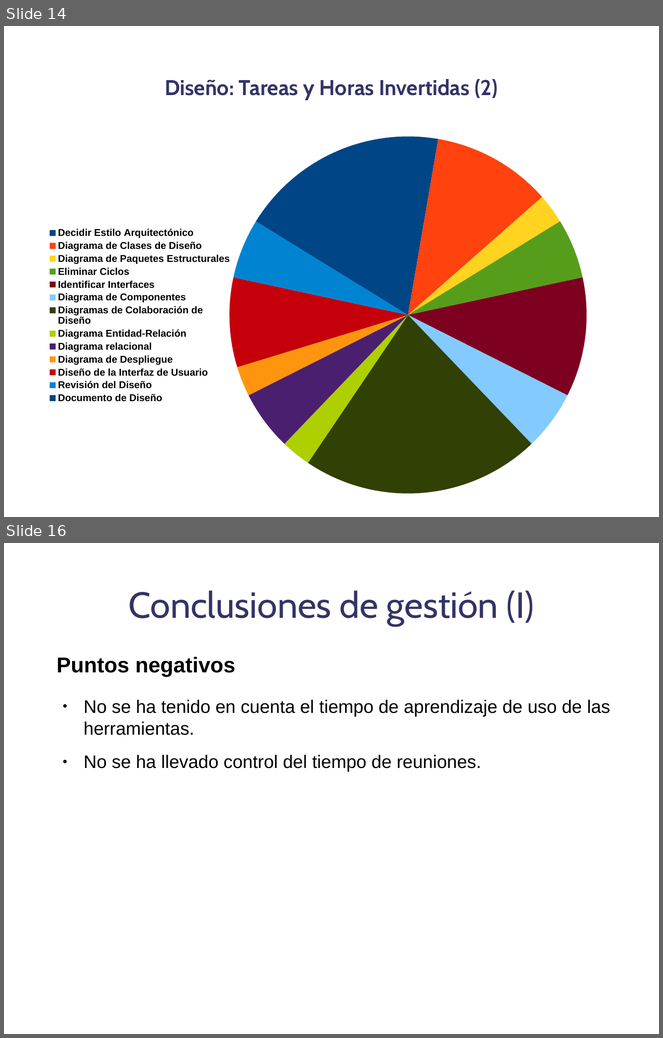
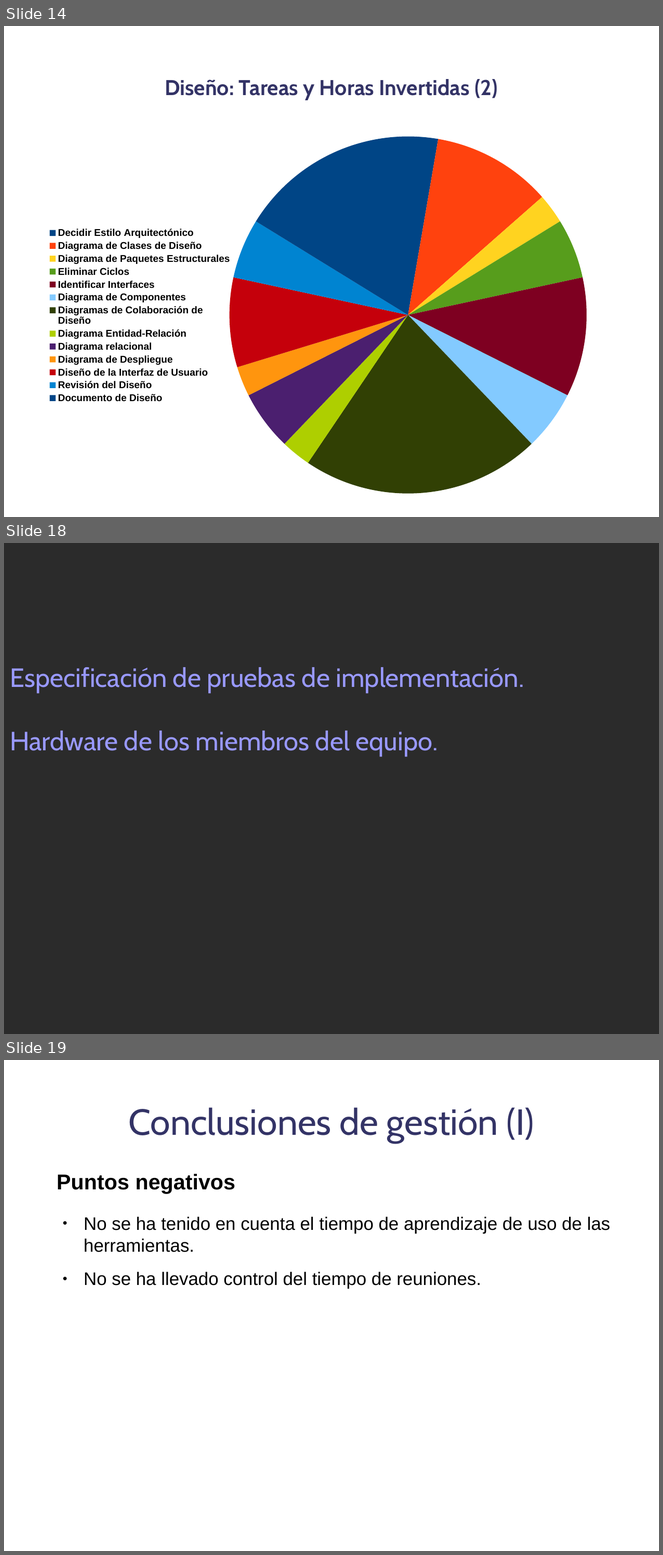
Before and after one commit to danoco78/touchteam, a slide deck: 1_iteracion/Planificación/Presentacion.odp. Shown one above the other, each under a label of ours: slides 14 and 16 before the commit, slides 14, 18 and 19 after it; the slides between them are not shown. The pictures are 663x1038 and 663x1555 pixels, drawn with LibreOffice and Linux fonts; fonts in the diff are those of the drawing; background and template pictures are left out; a plain dark background stands for a picture behind light text. Boxes give left, top, right and bottom in pixels: in the first picture for what was removed or moved away, otherwise in the second. Text is boxed around its words. In the diff, an @@ line names an element or a change of style, - is before the commit and + after.

```diff
--- a/1_iteracion/Planificación/Presentacion.odp
+++ b/1_iteracion/Planificación/Presentacion.odp
@@ slide 18 added at [4, 543, 659, 1034], background picture (left out) @@
@@ text added at [10, 667, 524, 757], 32 pt, text #9999FF @@
+Especificación de pruebas de implementación.
+Hardware de los miembros del equipo.
@@ what was slide 16 is now slide 19 @@
```
Also in this commit, not shown: 5 slides changed, 15 other slides added, 1 slide removed.
